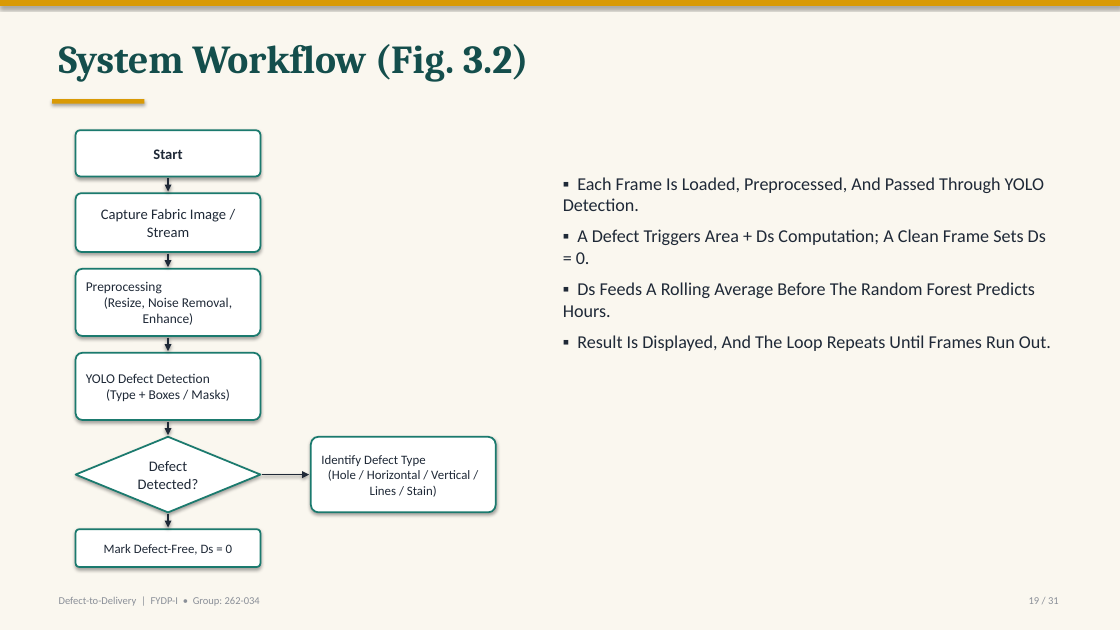
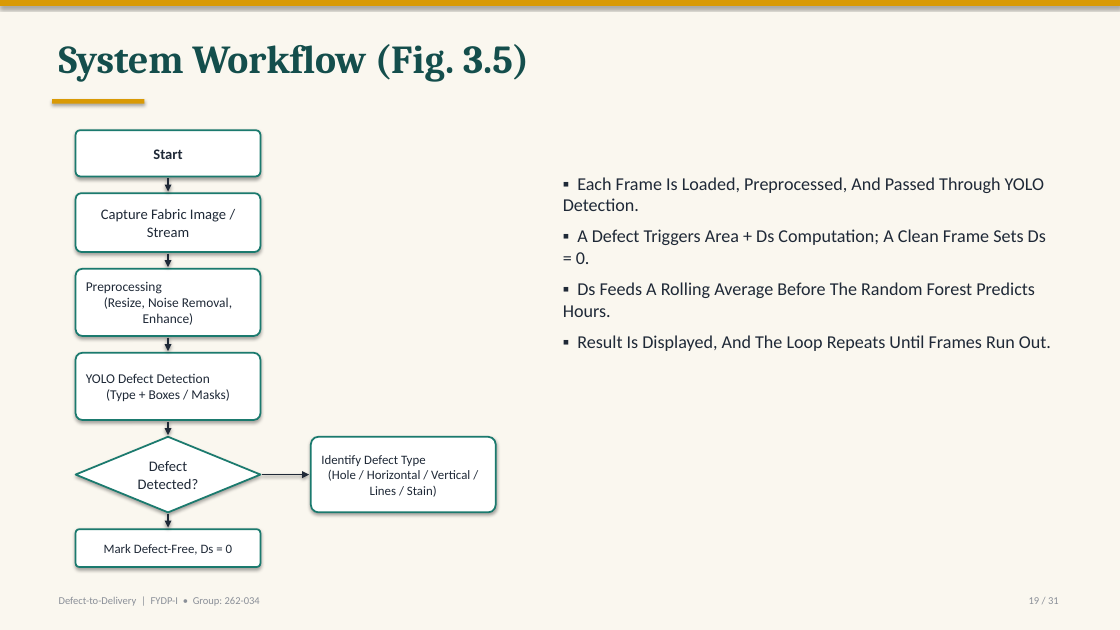
Before and after one commit to labib-ux/FYDP, a slide deck: slide 19 of slides/FYDP-I_Defect-to-Delivery.pptx. Drawn at 1120x630 pixels with LibreOffice and Linux fonts; fonts in the diff are those of the drawing. Boxes give left, top, right and bottom in pixels: in the first picture for what was removed or moved away, otherwise in the second. Text is boxed around its words. In the diff, an @@ line names an element or a change of style, - is before the commit and + after.

```diff
--- a/slides/FYDP-I_Defect-to-Delivery.pptx
+++ b/slides/FYDP-I_Defect-to-Delivery.pptx
@@ text at (59,44,529,82): text changed @@
-System Workflow (Fig. 3.2)
+System Workflow (Fig. 3.5)
```
Also in this commit, not shown: 6 other slides changed.
